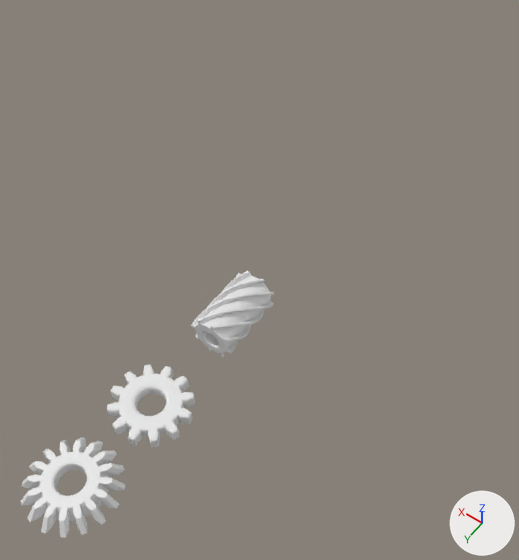
The Blender file assets/Placeholders/models/threegears.blend as it was, and as the next commit left it.
Before and after are seen from a 50 mm camera at (-8.4, 13.0, 18.8) aimed at (0.7, 0.2, -1.2). The lights are fixed; the arrows at lower right show +X, +Y and +Z.

The older version as bpy lines, for what is in view:
```python
me_gear = bpy.data.meshes.new('Gear')
me_gear.from_pydata(...)  # 2112 vertices, 2112 faces; spans x -1.24..1.24, y -1.24..1.24, z -0.23..0.23
me_gear_001 = bpy.data.meshes.new('Gear.001')
me_gear_001.from_pydata(...)  # 1968 vertices, 1968 faces; spans x -1.95..1.95, y -1.95..1.95, z -0.33..0.32
me_worm_gear = bpy.data.meshes.new('Worm Gear')
me_worm_gear.from_pydata(...)  # 2738 vertices, 2715 faces; spans x -0.78..0.78, y -0.78..0.78, z 0.0..2.1
me_worm_gear.polygons.foreach_set('use_smooth', [True] * 2715)
ob_angled_gear = bpy.data.objects.new('angled gear', me_gear_001)
ob_angled_gear.location = (0.0, 9.73, 0.45)
ob_angled_gear.rotation_euler = (3.142, 0.0, 0.0)  # degrees (180, 0, 0)
ob_angled_gear.scale = (0.704, 0.704, 0.704)
ob_spur_gear = bpy.data.objects.new('spur gear', me_gear)
ob_spur_gear.location = (0.0, 6.59, 0.0)
ob_worm_gear = bpy.data.objects.new('Worm Gear', me_worm_gear)
ob_worm_gear.location = (0.0, 3.79, 0.0)
ob_worm_gear.rotation_euler = (1.571, 0.0, 0.0)  # degrees (90, 0, 0)
ob_worm_gear.scale = (1.0, 1.0, 1.16)
```
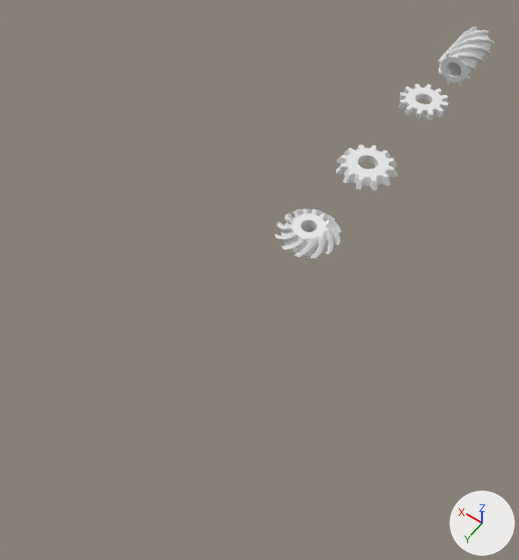
The change, as a list of edits to the scene's bpy script:
```text
Change me_gear:
    used by ob_spur_gear; location = (0.0, 6.59, 0.0)
    remove me_gear.from_pydata(...)  # 2112 vertices, 2112 faces; spans x -1.24..1.24, y -1.24..1.24, z -0.23..0.23
    add me_gear.from_pydata(...)  # 1656 vertices, 1728 faces; spans x -0.98..0.98, y -0.98..0.98, z -0.16..0.15
    me_gear part 1: the loose piece of 1056 vertices spanning x -1.24..1.24, y -1.24..1.24, z -0.23..0.23 is rebuilt with 1656 vertices and now spans x -0.98..0.98, y -0.98..0.98, z -0.16..0.15
Add me_gear_005:
    me_gear_005.from_pydata(...)  # 2544 vertices, 2544 faces; spans x -1.16..1.16, y -1.16..1.16, z -0.51..0.44
Add me_gear_003:
    me_gear_003.from_pydata(...)  # 1104 vertices, 1104 faces; spans x -1.17..1.17, y -1.17..1.17, z -0.17..0.17
Add me_worm_gear_1:
    me_worm_gear_1.from_pydata(...)  # 2738 vertices, 2715 faces; spans x -0.78..0.78, y -1.21..1.21, z -0.78..0.78
    me_worm_gear_1.polygons.foreach_set('use_smooth', [True] * 2715)
Change ob_spur_gear:
    ob_spur_gear.location: (0.0, 6.59, 0.0) -> (0.0, -10.38, 0.1)
Remove ob_angled_gear:
    ob_angled_gear = bpy.data.objects.new('angled gear', me_gear_001)
    ob_angled_gear.location = (0.0, 9.73, 0.45)
    ob_angled_gear.rotation_euler = (3.142, 0.0, 0.0)  # degrees (180, 0, 0)
    ob_angled_gear.scale = (0.704, 0.704, 0.704)
Remove ob_worm_gear:
    ob_worm_gear = bpy.data.objects.new('Worm Gear', me_worm_gear)
    ob_worm_gear.location = (0.0, 3.79, 0.0)
    ob_worm_gear.rotation_euler = (1.571, 0.0, 0.0)  # degrees (90, 0, 0)
    ob_worm_gear.scale = (1.0, 1.0, 1.16)
Add ob_miter_gear:
    ob_miter_gear = bpy.data.objects.new('miter gear', me_gear_005)
    ob_miter_gear.location = (0.0, -1.8, -0.09)
Add ob_bevel_gear:
    ob_bevel_gear = bpy.data.objects.new('bevel gear', me_gear_003)
    ob_bevel_gear.location = (0.0, -5.86, 0.0)
Add ob_spiral_gear:
    ob_spiral_gear = bpy.data.objects.new('spiral Gear', me_worm_gear_1)
    ob_spiral_gear.location = (0.0, -14.39, 0.0)
```

Pixel boxes (x1, y1, x2, y2) of what changed, in the pictures (519 x 560 px):
'angled gear', deleted: before (21, 438, 125, 538)
'spur gear', reshaped, moved (43% narrower, 55% shorter): before (107, 365, 195, 447); after (399, 84, 449, 120)
'Worm Gear', deleted: before (191, 271, 274, 357)
'miter gear', added: after (275, 209, 341, 258)
'bevel gear', added: after (336, 144, 398, 191)
'spiral Gear', added: after (438, 26, 494, 86)
